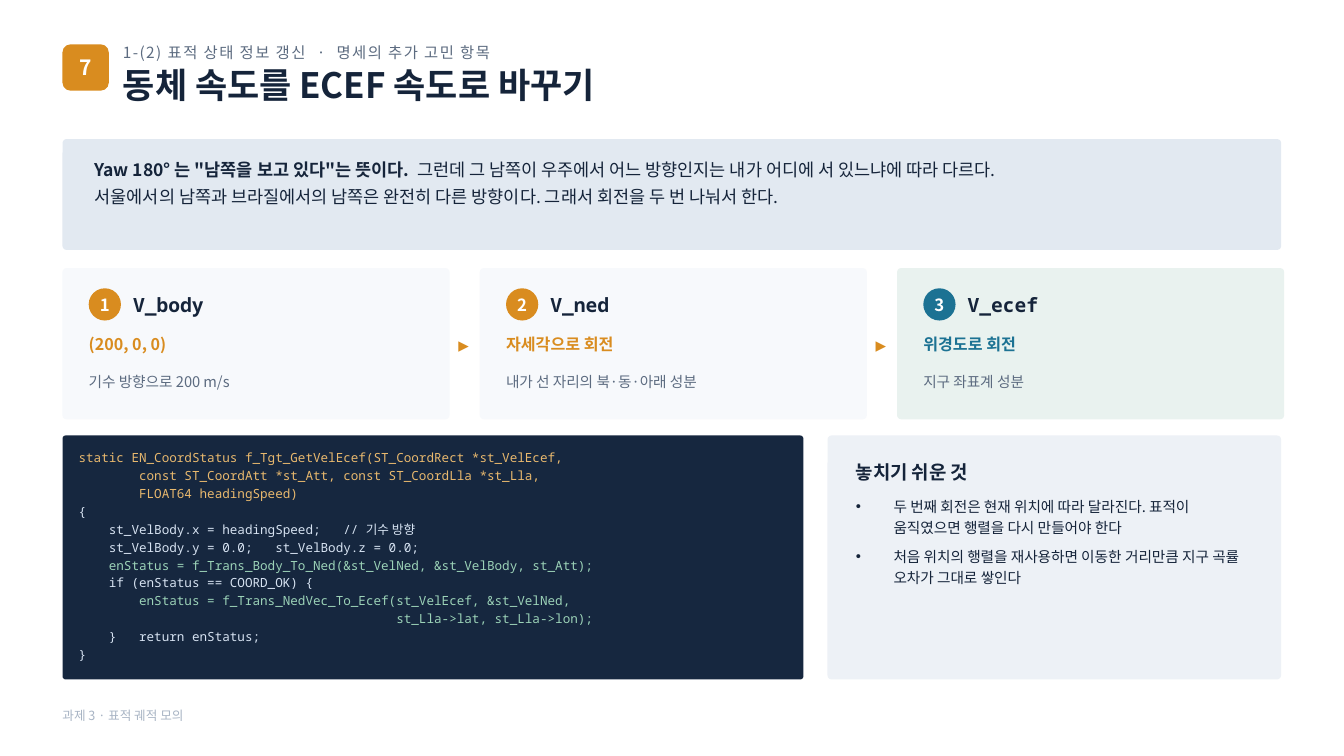
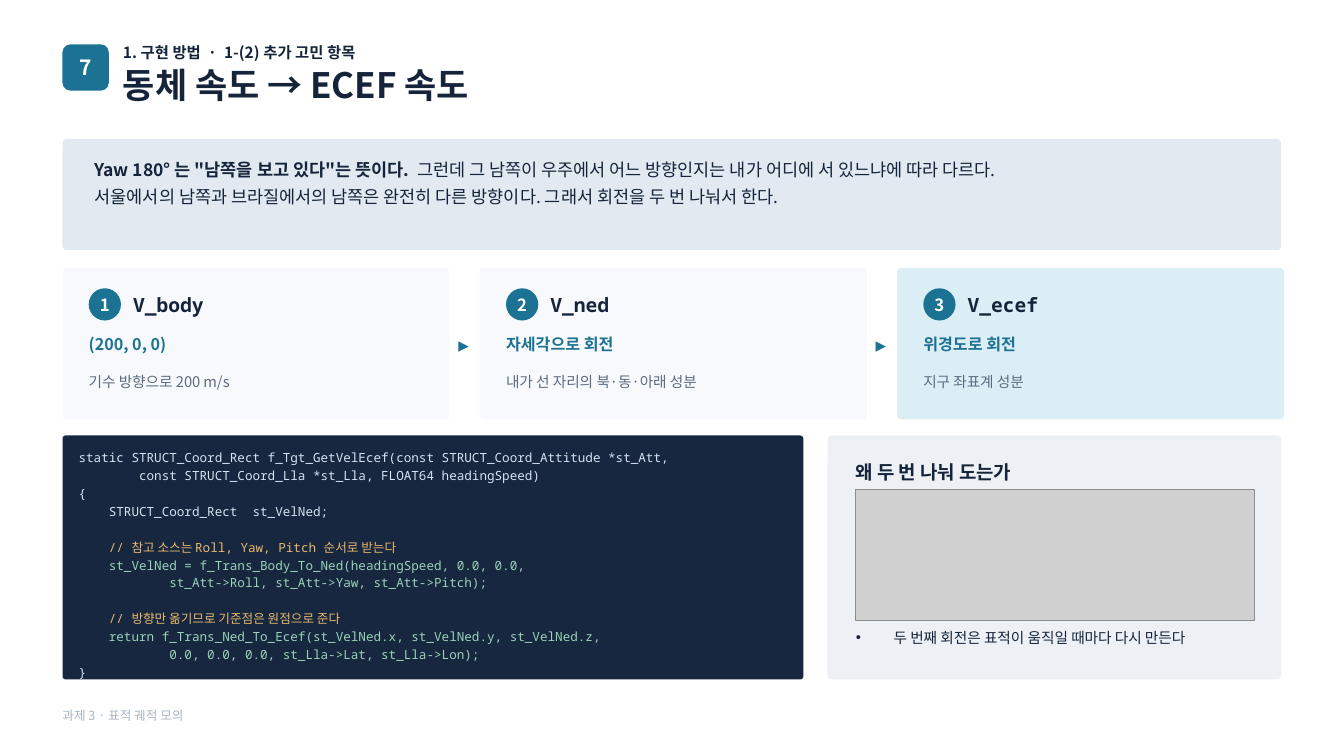
Before and after one commit to harley-hwan/radar-sw-study, a slide deck: slide 9 of Part3_TargetSim/ref/과제3_구현방법_시뮬레이션조건.pptx (slide 8 before the commit). Drawn at 1344x756 pixels with LibreOffice and Linux fonts; fonts in the diff are those of the drawing; grey boxes stand for pictures. Boxes give left, top, right and bottom in pixels: in the first picture for what was removed or moved away, otherwise in the second. Text is boxed around its words. In the diff, an @@ line names an element or a change of style, - is before the commit and + after.

```diff
--- a/Part3_TargetSim/ref/과제3_구현방법_시뮬레이션조건.pptx
+++ b/Part3_TargetSim/ref/과제3_구현방법_시뮬레이션조건.pptx
@@ text at bbox=[123, 45, 355, 61]: text changed; text colour #5C6B80 to #15243A; bold on @@
-1-(2) 표적 상태 정보 갱신 · 명세의 추가 고민 항목
+1. 구현 방법 · 1-(2) 추가 고민 항목
@@ text at bbox=[123, 68, 469, 101]: text changed @@
-동체 속도를 ECEF 속도로 바꾸기
+동체 속도 → ECEF 속도
@@ text colour #D98C1F to #1C7293 in 4 elements at bbox=[89, 336, 167, 354], bbox=[506, 336, 614, 352], bbox=[450, 268, 478, 419], bbox=[867, 268, 895, 419] @@
@@ rounded rectangle at bbox=[897, 268, 1285, 419]: fill #E9F2EF to #DBEEF5 @@
@@ fill #D98C1F to #1C7293 in 3 elements at bbox=[63, 44, 109, 91], bbox=[89, 288, 121, 321], bbox=[506, 288, 538, 321] @@
@@ text at bbox=[79, 452, 669, 483]: text changed; text colour #E9B96E to #D7E3F2 @@
-static EN_CoordStatus f_Tgt_GetVelEcef(ST_CoordRect *st_VelEcef,
-const ST_CoordAtt *st_Att, const ST_CoordLla *st_Lla,
-FLOAT64 headingSpeed)
+static STRUCT_Coord_Rect f_Tgt_GetVelEcef(const STRUCT_Coord_Attitude *st_Att,
+const STRUCT_Coord_Lla *st_Lla, FLOAT64 headingSpeed)
@@ text at bbox=[856, 463, 1011, 481]: text changed @@
-놓치기 쉬운 것
+왜 두 번 나눠 도는가
@@ text at bbox=[109, 506, 601, 661]: text changed @@
-st_VelBody.x = headingSpeed; // 기수 방향
-st_VelBody.y = 0.0; st_VelBody.z = 0.0;
-enStatus = f_Trans_Body_To_Ned(&st_VelNed, &st_VelBody, st_Att);
-if (enStatus == COORD_OK) {
-enStatus = f_Trans_NedVec_To_Ecef(st_VelEcef, &st_VelNed,
-st_Lla->lat, st_Lla->lon);
-} return enStatus;
+STRUCT_Coord_Rect st_VelNed;
+// 참고 소스는 Roll, Yaw, Pitch 순서로 받는다
+st_VelNed = f_Trans_Body_To_Ned(headingSpeed, 0.0, 0.0,
+st_Att->Roll, st_Att->Yaw, st_Att->Pitch);
+// 방향만 옮기므로 기준점은 원점으로 준다
+return f_Trans_Ned_To_Ecef(st_VelNed.x, st_VelNed.y, st_VelNed.z,
+0.0, 0.0, 0.0, st_Lla->Lat, st_Lla->Lon);
@@ picture added at bbox=[856, 490, 1255, 621] @@
@@ text at bbox=[894, 631, 1185, 644]: text changed @@
-• 두 번째 회전은 현재 위치에 따라 달라진다. 표적이 움직였으면 행렬을 다시 만들어야 한다
-• 처음 위치의 행렬을 재사용하면 이동한 거리만큼 지구 곡률 오차가 그대로 쌓인다
+• 두 번째 회전은 표적이 움직일 때마다 다시 만든다
```
Also in this commit, not shown: 12 other slides changed, 4 slides added, 43 other files.
